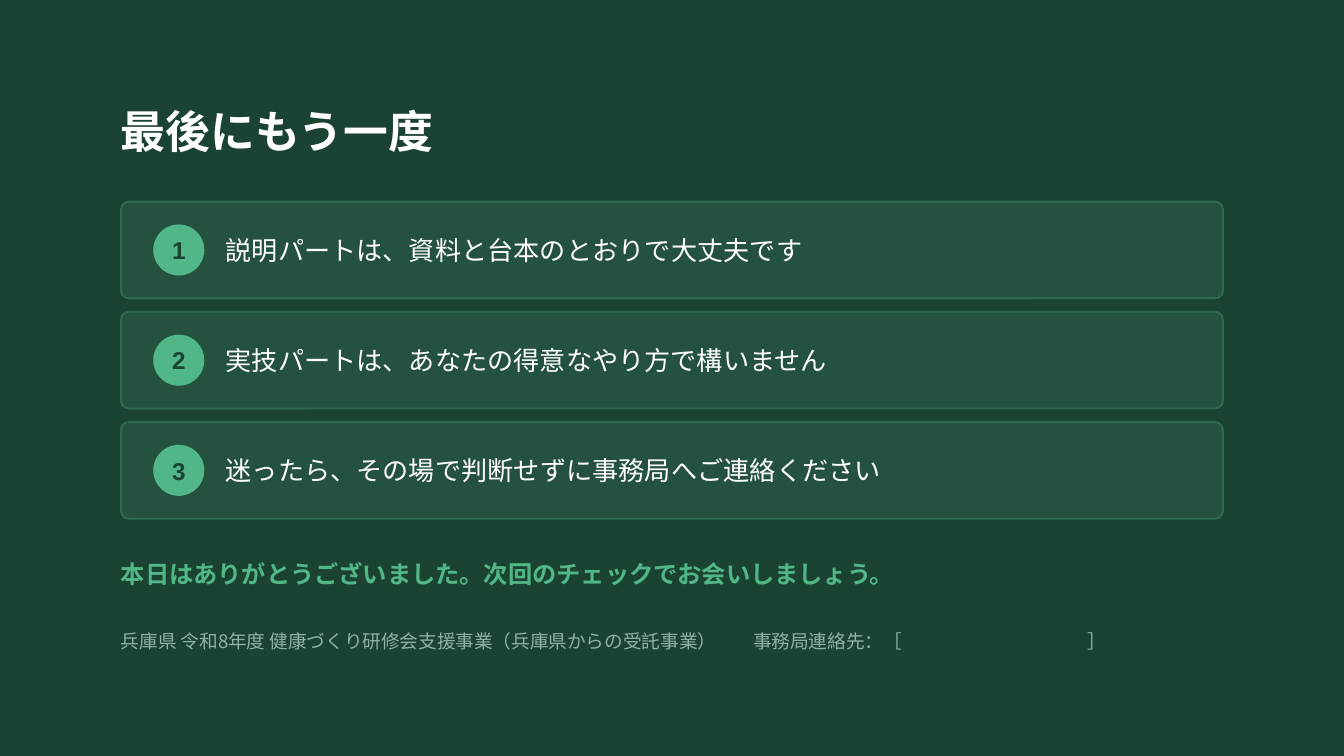
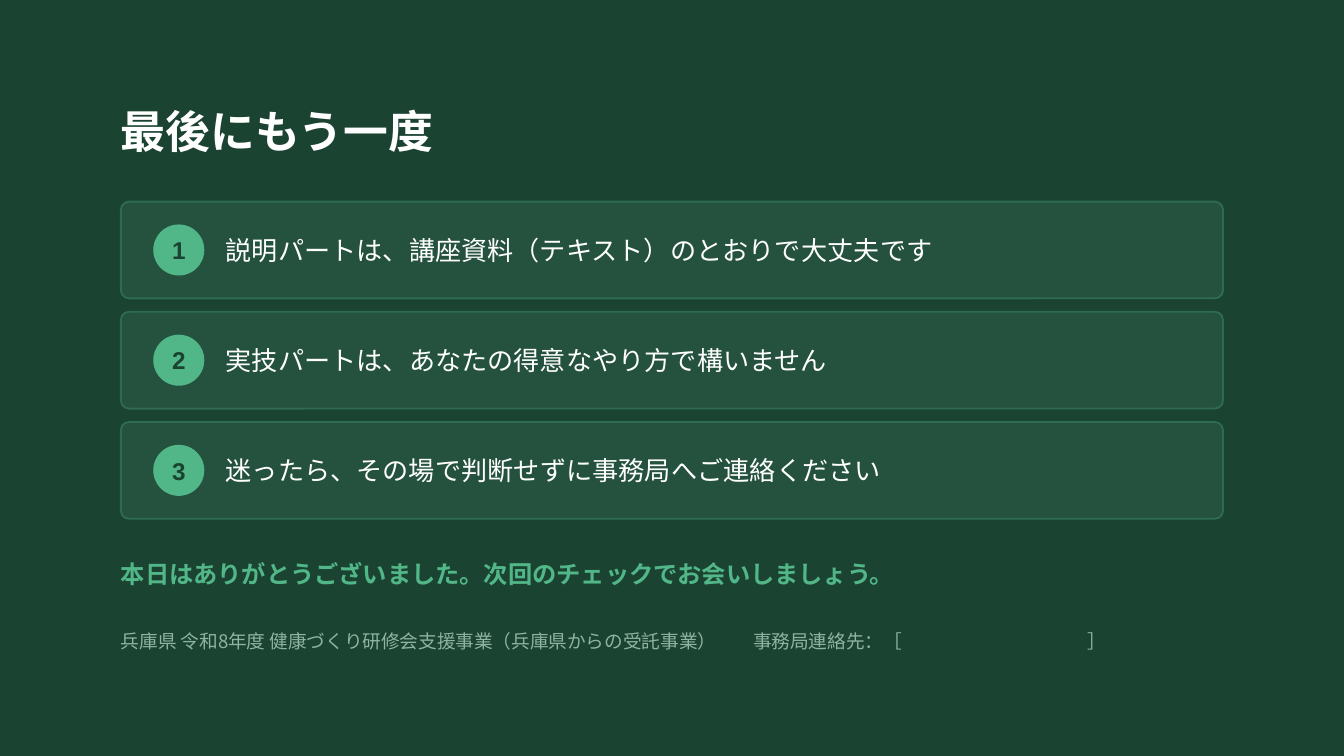
Before and after one commit to flashpapa4/hyogo-kenkou-site, a slide deck: slide 31 of docs/講師育成研修_90分_研修資料.pptx. Drawn at 1344x756 pixels with LibreOffice and Linux fonts; fonts in the diff are those of the drawing. Boxes give left, top, right and bottom in pixels: in the first picture for what was removed or moved away, otherwise in the second. Text is boxed around its words. In the diff, an @@ line names an element or a change of style, - is before the commit and + after.

```diff
--- a/docs/講師育成研修_90分_研修資料.pptx
+++ b/docs/講師育成研修_90分_研修資料.pptx
@@ text at (226,237,933,263): text changed @@
-説明パートは、資料と台本のとおりで大丈夫です
+説明パートは、講座資料（テキスト）のとおりで大丈夫です
```
Also in this commit, not shown: 9 other slides changed, 4 other files.
